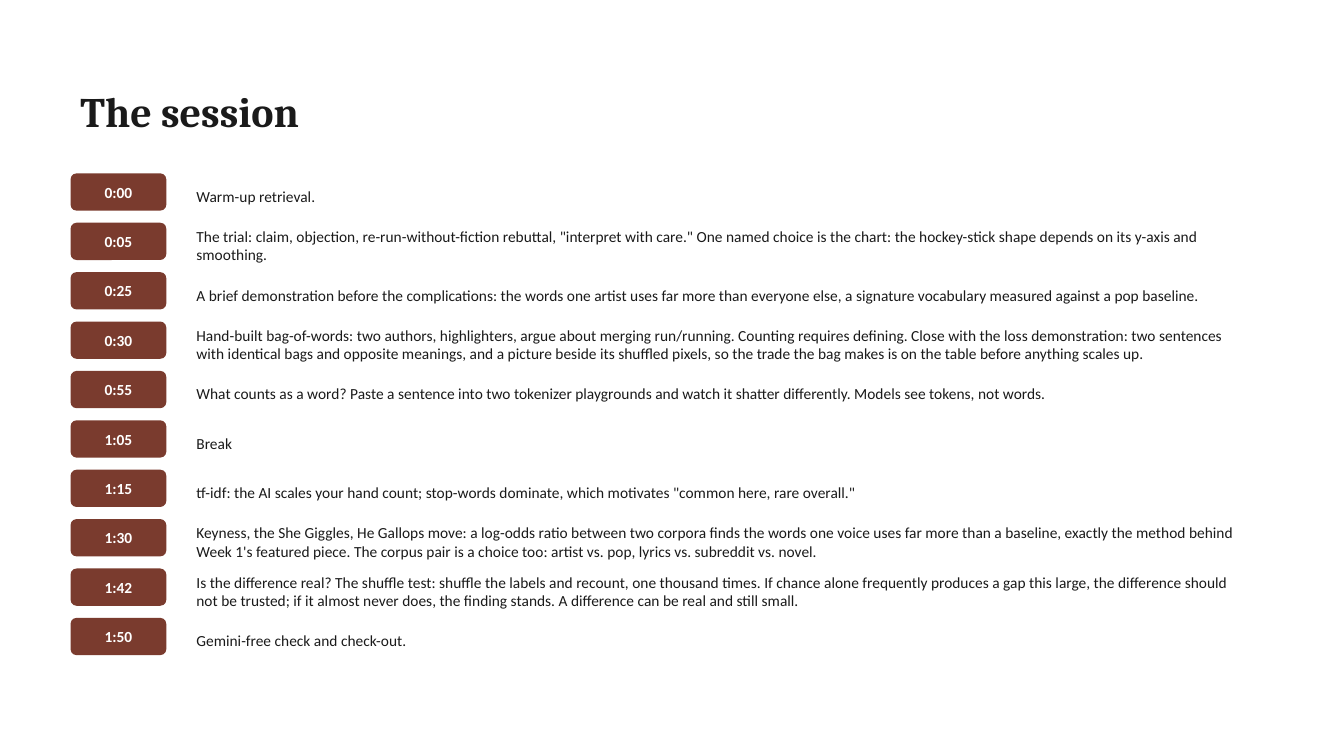
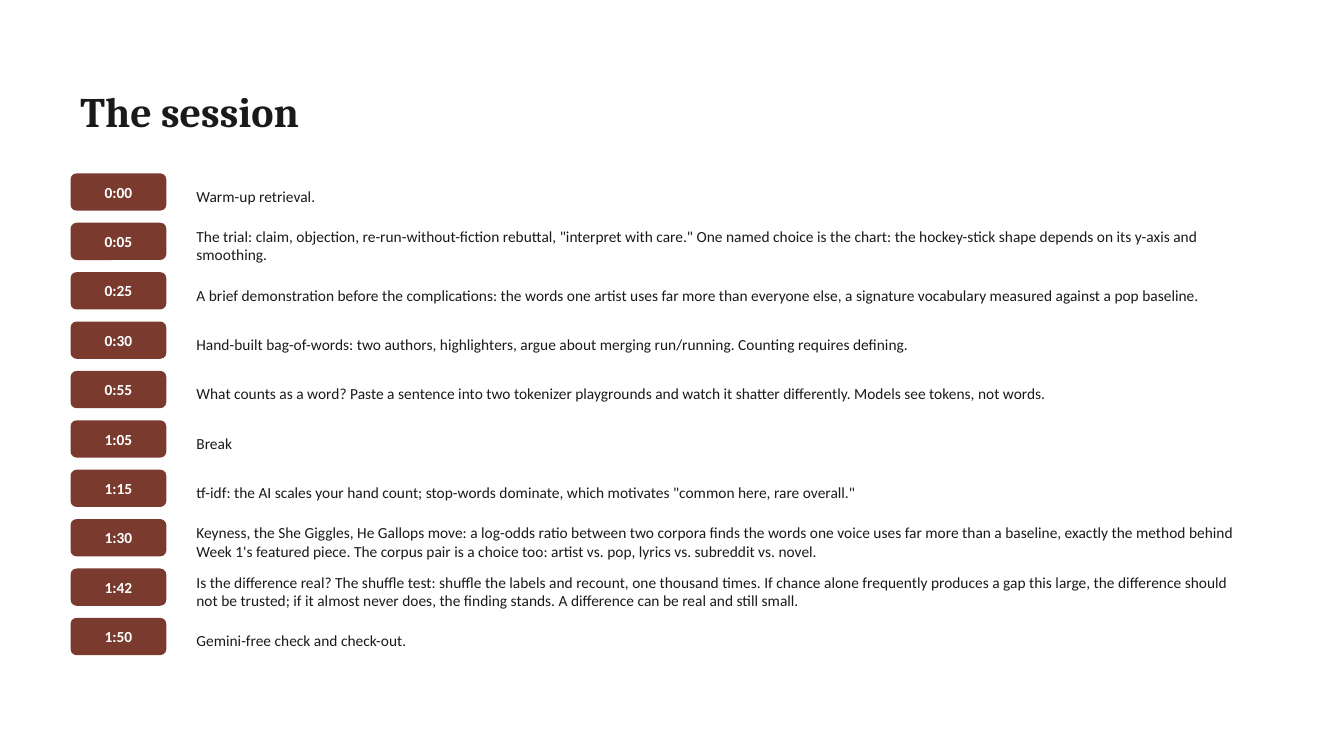
Before and after one commit to lucianli123/culture-as-data-2026, a slide deck: slide 9 of slides/pptx/week-02.pptx (slide 10 before the commit). Drawn at 1344x756 pixels with LibreOffice and Linux fonts; fonts in the diff are those of the drawing. Boxes give left, top, right and bottom in pixels: in the first picture for what was removed or moved away, otherwise in the second. Text is boxed around its words. In the diff, an @@ line names an element or a change of style, - is before the commit and + after.

Commit message:
Move bag-loss demo to Week 1; add color-range counting; Week 2 back to stats focus
Week 1 gains two sections on its real corpora:
- Define a color, then count it: six named hue ranges turn 'how red is this
  corpus?' into a countable question, a stacked palette chart across the Met
  paintings, and the boundary-shift demonstration - widen reds by twenty
  degrees and paintings change category without changing a pixel. The
  definitional lesson (what counts as red = what counts as a word), in code.
- What every bag throws away, moved from Week 2: identical word-bags with
  opposite meanings, and a real painting beside its shuffled pixels (drawn
  composition offline), same brightness, same palette, only one a picture.

Week 2's notebook, deck slide, lesson-plan row, and site flow revert to the
statistics-and-comparison focus (trial, tokens, tf-idf, keyness, shuffle
test). Week 1 deck gains the combined key-points slide; Lab 2 rows updated
in lesson plans, syllabus, and site. Both notebooks execute cleanly.

```diff
--- a/slides/pptx/week-02.pptx
+++ b/slides/pptx/week-02.pptx
@@ text at (196, 339, 908, 353): text changed @@
-Hand-built bag-of-words: two authors, highlighters, argue about merging run/running. Counting requires defining. Close with the loss demonstration: two sentences with identical bags and opposite meanings, and a picture beside its shuffled pixels, so the trade the bag makes is on the table before anything scales up.
+Hand-built bag-of-words: two authors, highlighters, argue about merging run/running. Counting requires defining.
```
Also in this commit, not shown: 2 other slides changed, 1 slide removed, 19 other files.
